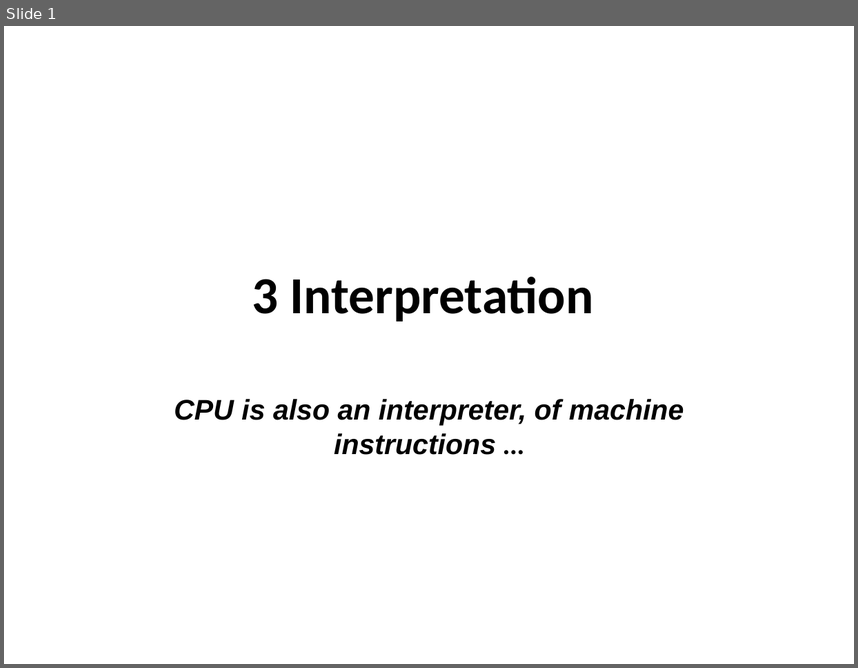
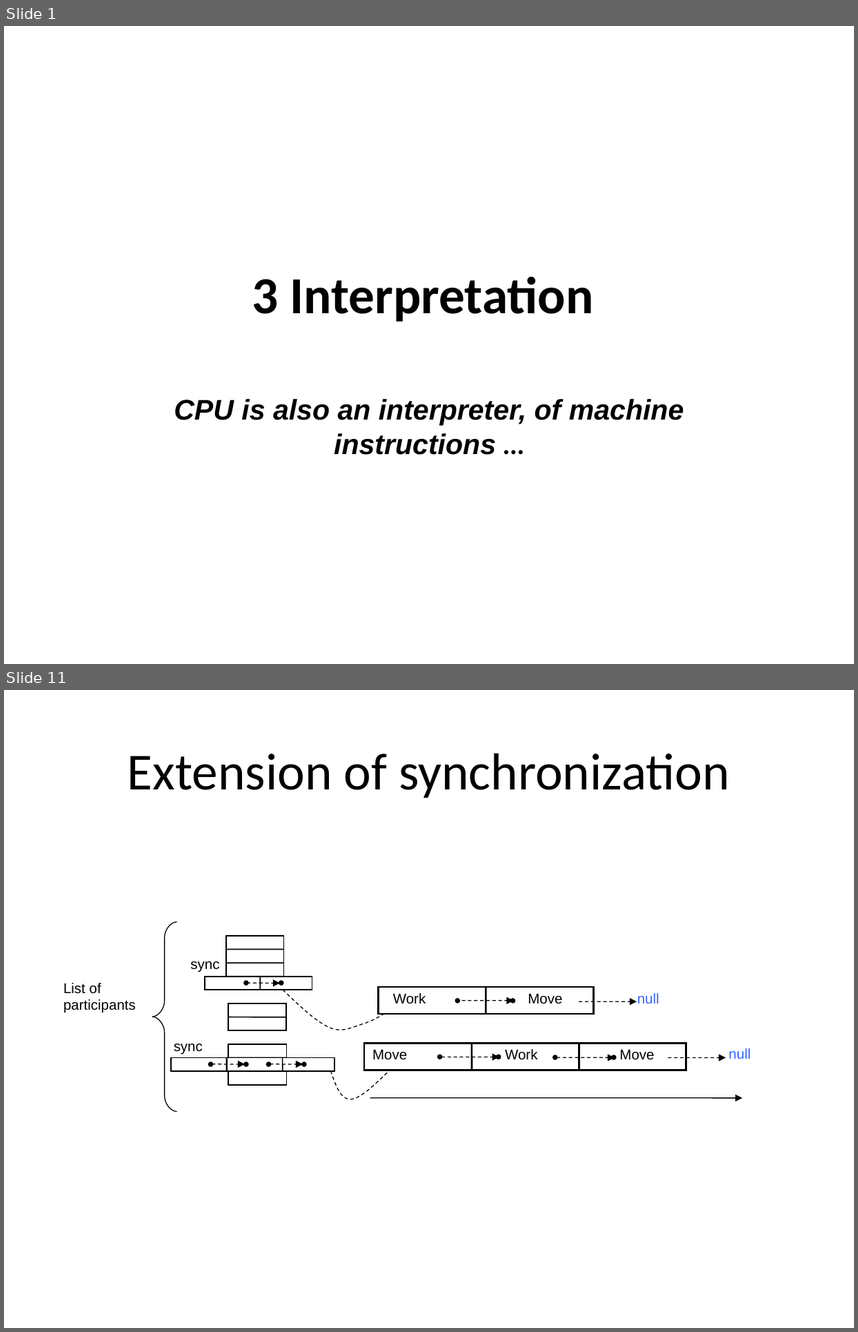
Before and after one commit to isurup/kalle-martin-group, a slide deck: SSE2/slides/3 Interpretation.ppt. Shown one above the other, each under a label of ours: slide 1 before the commit, slides 1 and 11 after it; the slides between them are not shown. The pictures are 858x668 and 858x1332 pixels, drawn with LibreOffice and Linux fonts; fonts in the diff are those of the drawing. Boxes give left, top, right and bottom in pixels: in the first picture for what was removed or moved away, otherwise in the second. Text is boxed around its words. In the diff, an @@ line names an element or a change of style, - is before the commit and + after.

```diff
--- a/SSE2/slides/3 Interpretation.ppt
+++ b/SSE2/slides/3 Interpretation.ppt
@@ slide 11 added at (4, 690, 854, 1328), background #FFFFFF @@
@@ title added at (128, 753, 729, 798), 44 pt, text #000000 @@
+Extension of synchronization
@@ group added at (63, 922, 751, 1112): 12 lines, 12 ellipses, 10 texts, 9 rectangles, 9 arrows, 3 freeform shapes @@
+sync
+sync
+Work
+Move
+Move
+Work
+Move
+null
+null
+List of participants
```
Also in this commit, not shown: 1 slide changed, 6 other slides added, 1 slide removed.
